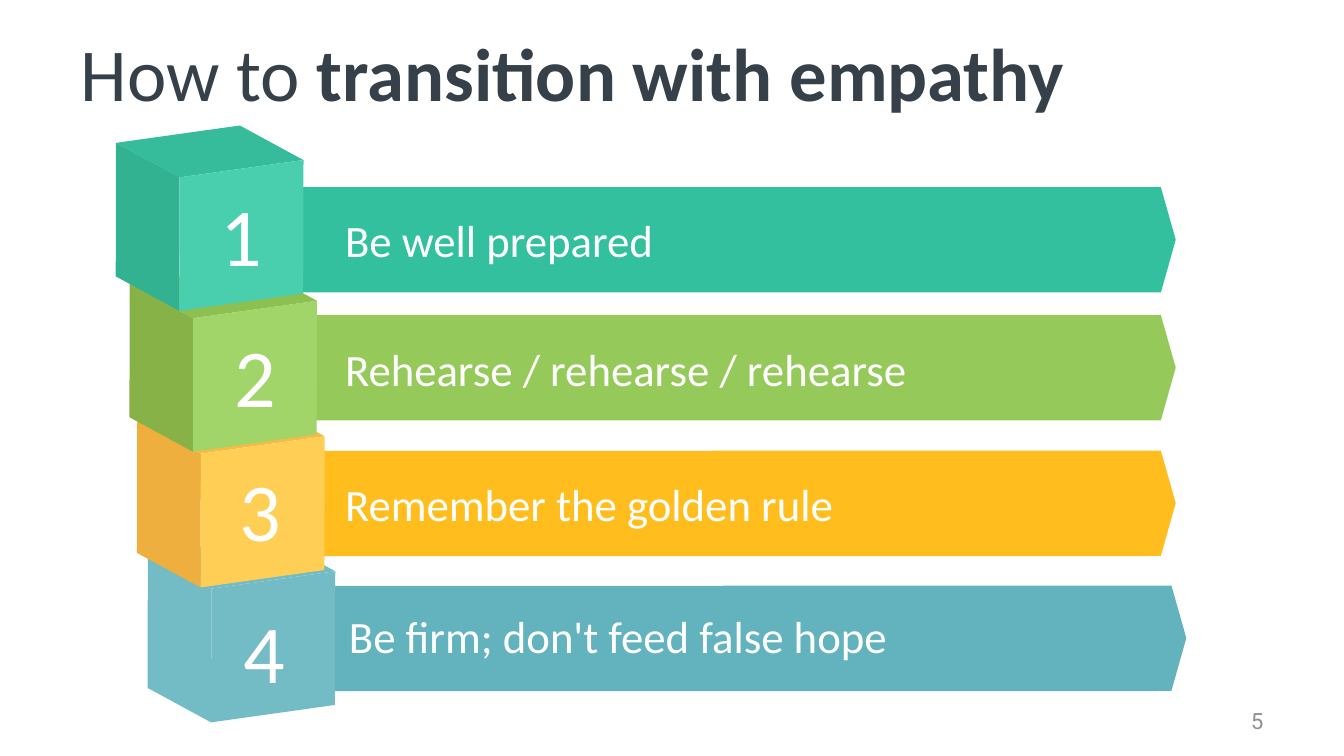
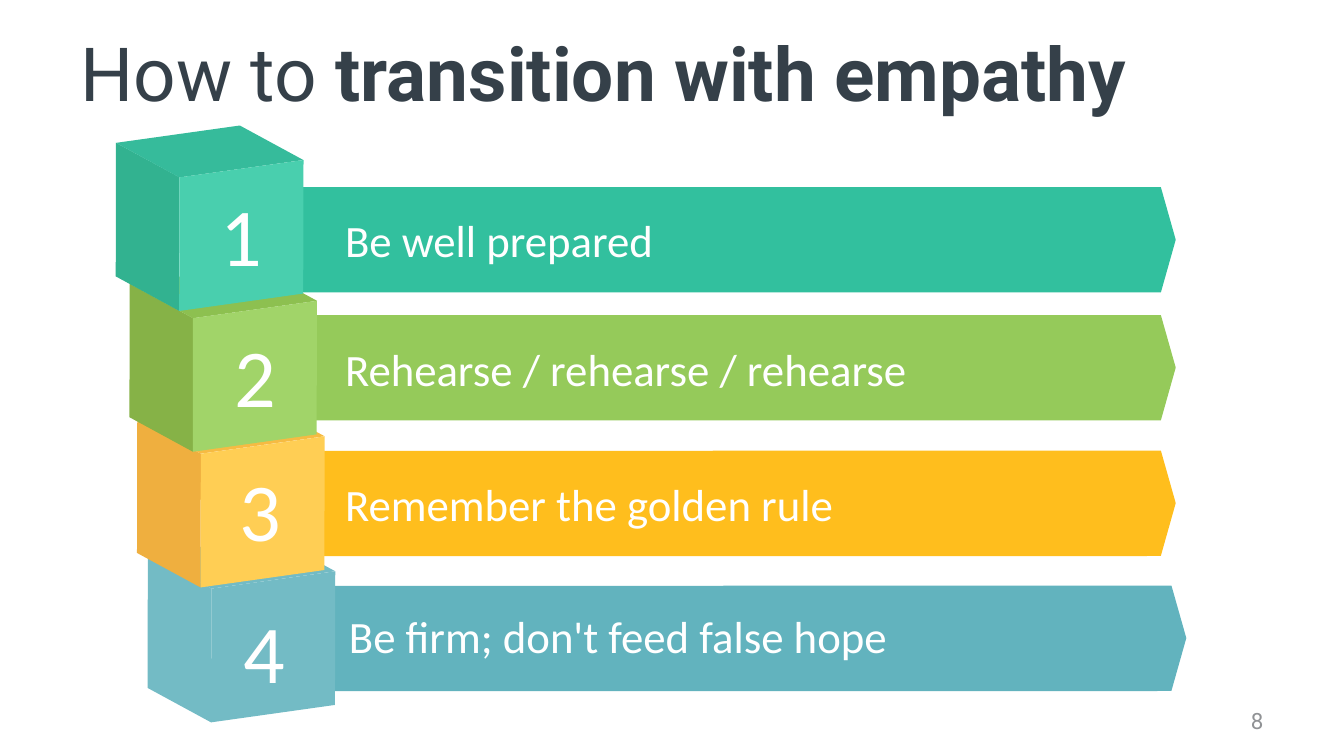
Before and after one commit to spetryjohnson/Talk---Hiring--Firing--and-Inspiring, a slide deck: slide 8 of Hiring-Firing-Inspiring.potx (slide 5 before the commit). Drawn at 1344x756 pixels with LibreOffice and Linux fonts; fonts in the diff are those of the drawing. Boxes give left, top, right and bottom in pixels: in the first picture for what was removed or moved away, otherwise in the second. Text is boxed around its words. In the diff, an @@ line names an element or a change of style, - is before the commit and + after.

```diff
--- a/Hiring-Firing-Inspiring.potx
+++ b/Hiring-Firing-Inspiring.potx
@@ title "How to transition with empathy" at bbox=[81, 45, 1125, 117]: font Calibri to Roboto @@
@@ page number at bbox=[1251, 713, 1264, 729]: text changed @@
-5
+8
```
Also in this commit, not shown: 1 other slide changed, 4 slides added.
